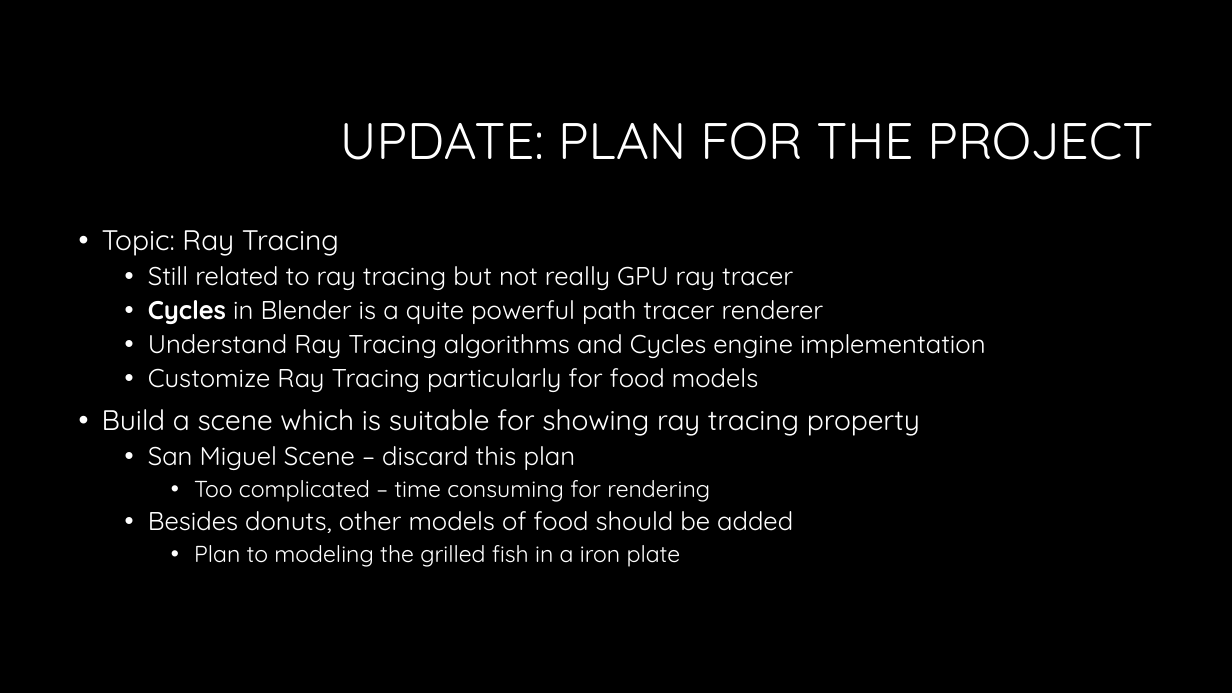
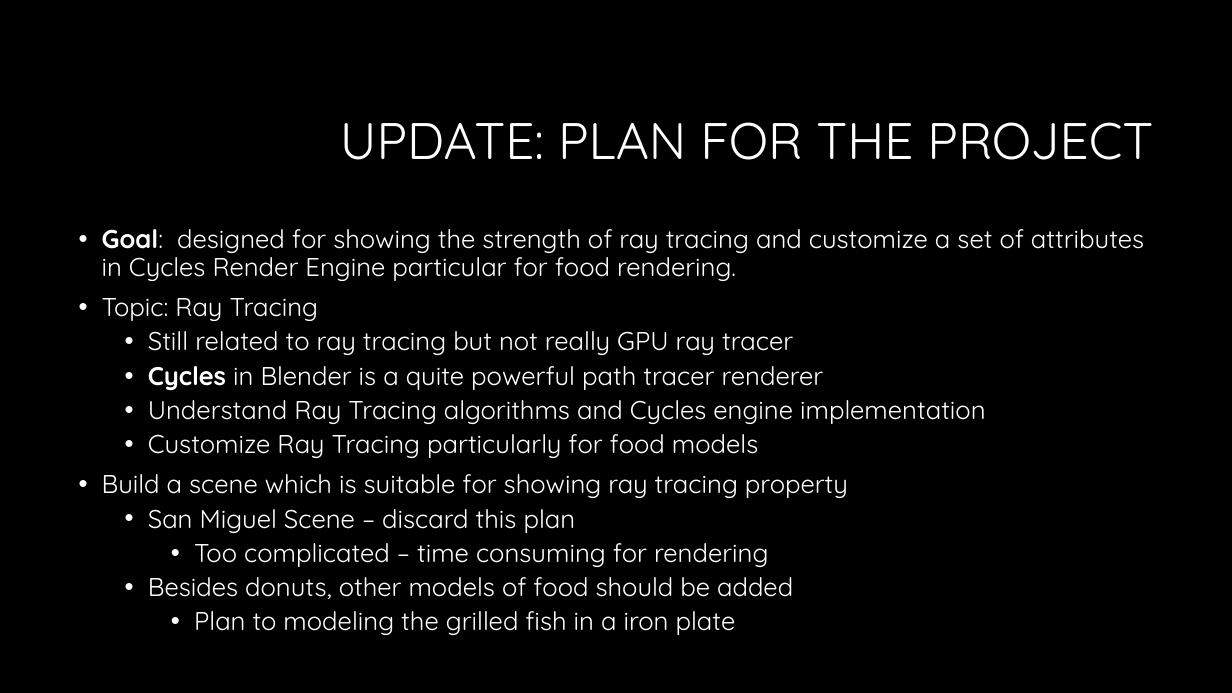
Before and after one commit to CU2018/C_U-Fish-Blender, a slide deck: slide 2 of Project Documents/10.14.pptx. Drawn at 1232x693 pixels with LibreOffice and Linux fonts; fonts in the diff are those of the drawing; background and template pictures are left out. Boxes give left, top, right and bottom in pixels: in the first picture for what was removed or moved away, otherwise in the second. Text is boxed around its words. In the diff, an @@ line names an element or a change of style, - is before the commit and + after.

```diff
--- a/Project Documents/10.14.pptx
+++ b/Project Documents/10.14.pptx
@@ text at <box>102,229,1144,281</box>: paragraph added @@
+• Goal: designed for showing the strength of ray tracing and customize a set of attributes in Cycles Render Engine particular for food rendering.
@@ text at <box>102,298,848,635</box>: size 22 to 20 pt in "Topic: Ray Tracing", "Build a scene which is suitable for ..."; size 18 to 20 pt in "Too complicated – time consuming for rendering", "Plan to modeling the grilled fish in ..." @@
```
Also in this commit, not shown: 1 other slide changed, 6 other files.
